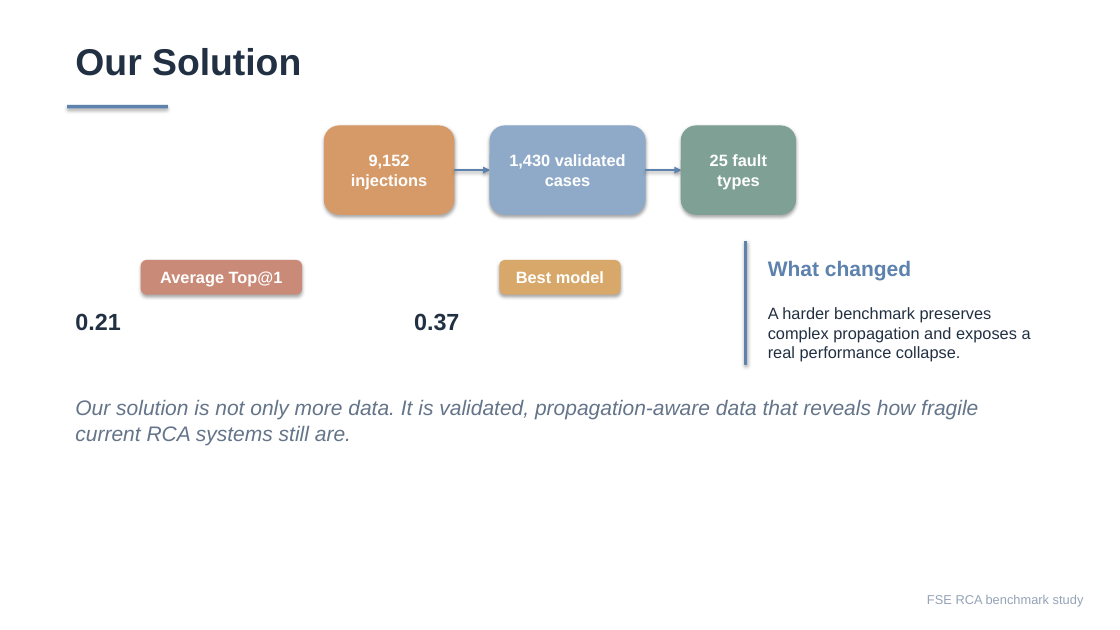
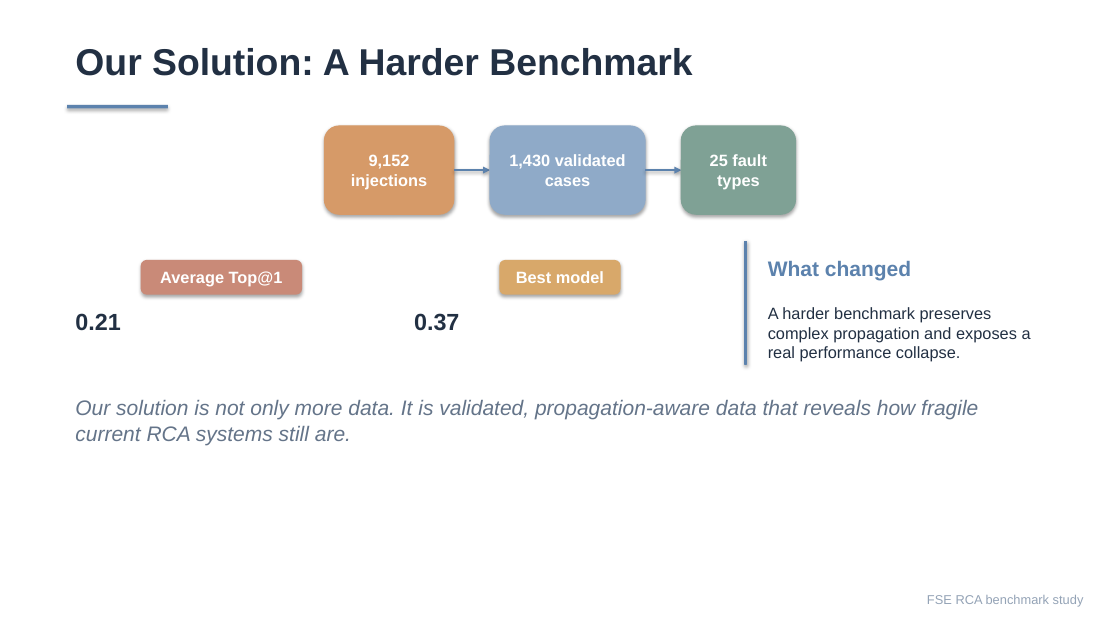
Before and after one commit to Lincyaw/paperops, a slide deck: slide 10 of examples/self-intro/diagnostic_world_model.pptx (slide 11 before the commit). Drawn at 1120x630 pixels with LibreOffice and Linux fonts; fonts in the diff are those of the drawing. Boxes give left, top, right and bottom in pixels: in the first picture for what was removed or moved away, otherwise in the second. Text is boxed around its words. In the diff, an @@ line names an element or a change of style, - is before the commit and + after.

```diff
--- a/examples/self-intro/diagnostic_world_model.pptx
+++ b/examples/self-intro/diagnostic_world_model.pptx
@@ text at <box>75,48,692,76</box>: text changed @@
-Our Solution
+Our Solution: A Harder Benchmark
```
Also in this commit, not shown: 7 other slides changed, 6 slides added, 7 slides removed, 1 other file.
